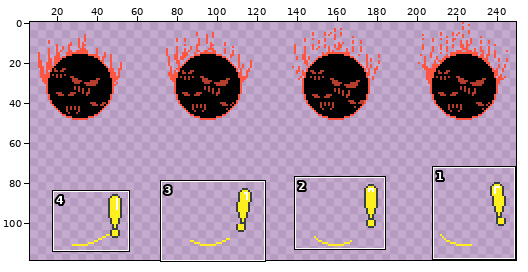
Edited in one commit: sprite sheet (Rpg.Client/Rpg.Client/Content/Sprites/GameObjects/MapNodes.png). Above, an overview of the earlier version with the close-up marked.
Close-up. First the earlier version:
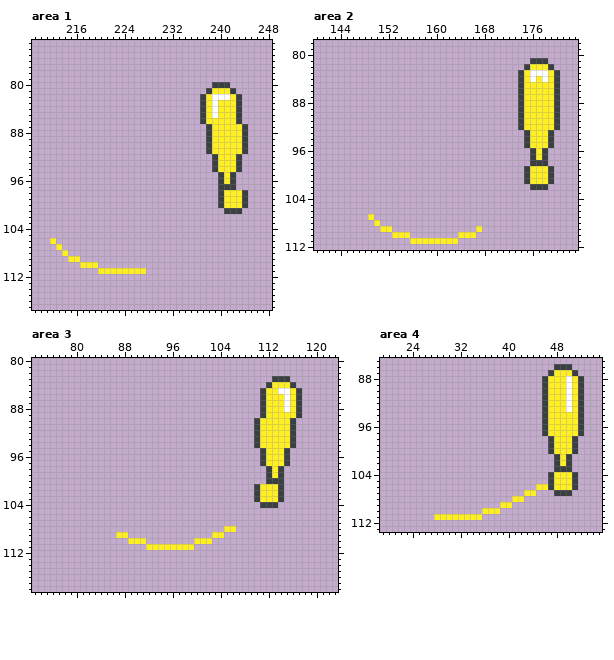
The file is 256x128 pixels. Shown: area 1: x 209..248, y 73..117; area 2: x 140..183, y 78..112; area 3: x 73..123, y 80..118; area 4: x 19..55, y 85..113. The wide view leaves out empty margins.
Once edited:
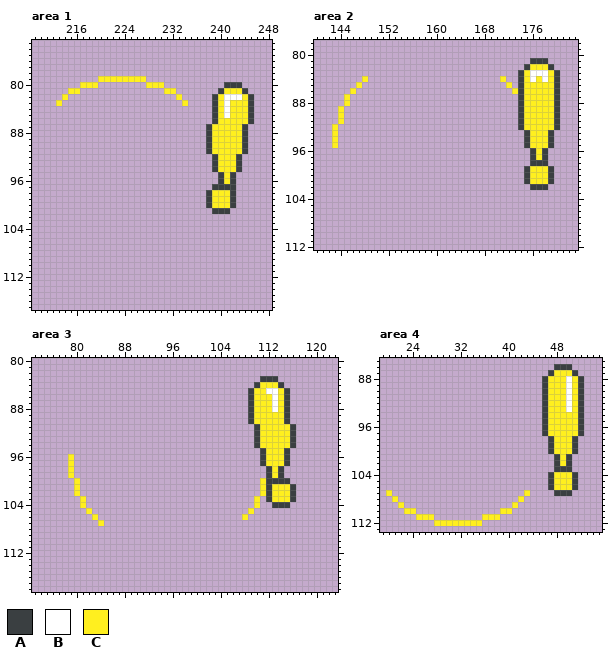
Palette (. is transparent): A #3a3f41  B #ffffff  C #ffef1f
The author wrote: Improved event marker
Changes in this commit:
Changed rows in their new state; - is an unchanged pixel.
Area 1:
first column x 213:
 79 -------CCCCCCCC------------------
 80 ----CCC--------CCC--------..-AA--
 81 --CC--------------CC-----..A-CCA-
 82 -C------------------C---..AC-BBCA
 83 C--------------------C--..A-B-CCA
 84 ------------------------..A-B-CCA
 85 ------------------------..A-B-CCA
 86 ------------------------..A---CCA
first column x 238:
 97 -A-----
 98 ACC-A..
 99 ACC-A..
100 ACC-A..
101 -AA-..-
first column x 212:
106 .---------------
107 -.--------------
108 --.-------------
109 ---..-----------
110 -----...--------
111 --------........
Area 2:
first column x 143:
 84 -----C----------------------C--
 85 ----C------------------------C-
 86 ---C--------------------------C
 87 --C----------------------------
 88 --C----------------------------
 89 -C-----------------------------
 90 -C-----------------------------
 91 -C-----------------------------
 92 C------------------------------
 93 C------------------------------
 94 C------------------------------
 95 C------------------------------
first column x 149:
107 .------------------
108 -.-----------------
109 --..--------------.
110 ----...--------...-
111 -------........----
Area 3:
first column x 109:
 83 --AA-..--
 84 -ACC-A..-
 85 ACCBBCA..
 86 ACC-B-A..
 87 ACC-B-A..
 88 ACC-B-A..
 89 ACC---A..
 90 AC----A.-
first column x 79:
 96 C-------------------------------------
 97 C-------------------------------------
 98 C-------------------------------------
 99 C-------------------------------------
100 -C------------------------------C---A-
101 -C-----------------------------.-A-CCA
102 -C-----------------------------.-A-CCA
103 --C----------------------------C.A-CCA
104 --C----------------------------C..-AA-
105 ---C--------------------------C-------
106 ----C------------------------C--------
107 -----C--------------------------------
108 --------------------------..----------
109 --------..--------------..------------
110 ----------...--------...--------------
111 -------------........-----------------
Area 4:
first column x 20:
106 -------------------------..
107 C-----------------------.--
108 -C-------------------.-----
109 --C----------------..C-----
110 ---CC-----------...CC------
111 -----CCC........CCC--------
112 --------CCCCCCCC-----------
